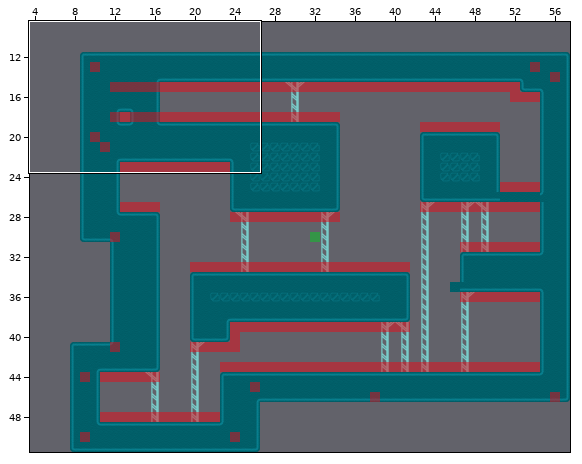
Tiled map (JSON), stored at assets/jsons/levels/level12.json. The first picture is a wide view before the edit; the outline marks the close-up.
Close-up. First the earlier version:
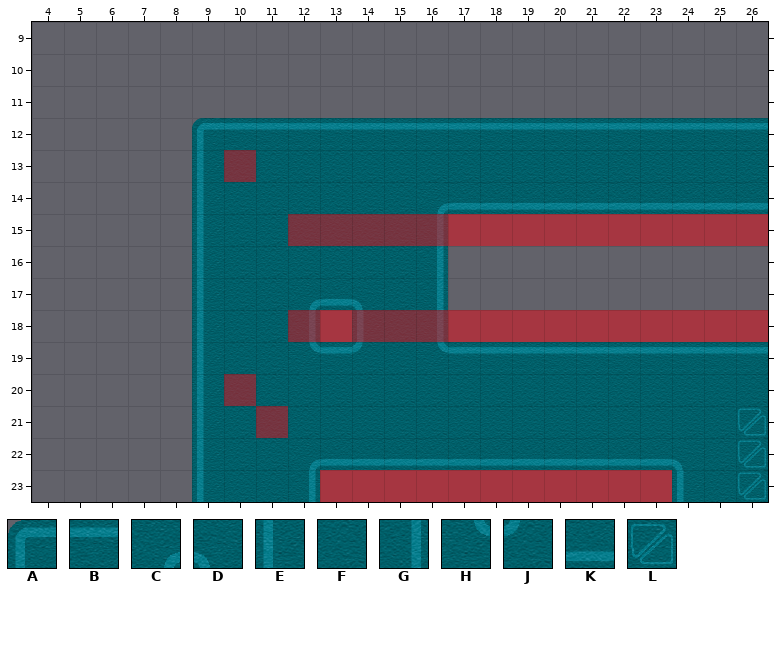
Cells are 64x64 px. Shown: x 4..26, y 9..23. Not drawn, because the pictures are missing: unchanged layer "Terrain".
Key: from "backgroundTiles": A 0 "backgroundTiles", B 1 "backgroundTiles", C 3 "backgroundTiles", D 4 "backgroundTiles", E 5 "backgroundTiles", F 6 "backgroundTiles", G 7 "backgroundTiles", H 8 "backgroundTiles", J 9 "backgroundTiles", K 11 "backgroundTiles", L 13 "backgroundTiles".
_ is an empty cell.
Layers that did not change in this view are not listed.
Layer "Background" before, first column x 4:
 9 _______________________
10 _______________________
11 _______________________
12 _____ABBBBBBBBBBBBBBBBB
13 _____EFFFFFFFFFFFFFFFFF
14 _____EFFFFFFCKKKKKKKKKK
15 _____EFFFFFFG__________
16 _____EFFFFFFG__________
17 _____EFFCKDFG__________
18 _____EFFG_EFG__________
19 _____EFFHBJFHBBBBBBBBBB
20 _____EFFFFFFFFFFFFFFFFF
21 _____EFFFFFFFFFFFFFFFFL
22 _____EFFCKKKKKKKKKKKDFL
23 _____EFFG___________EFL
Now the later version:
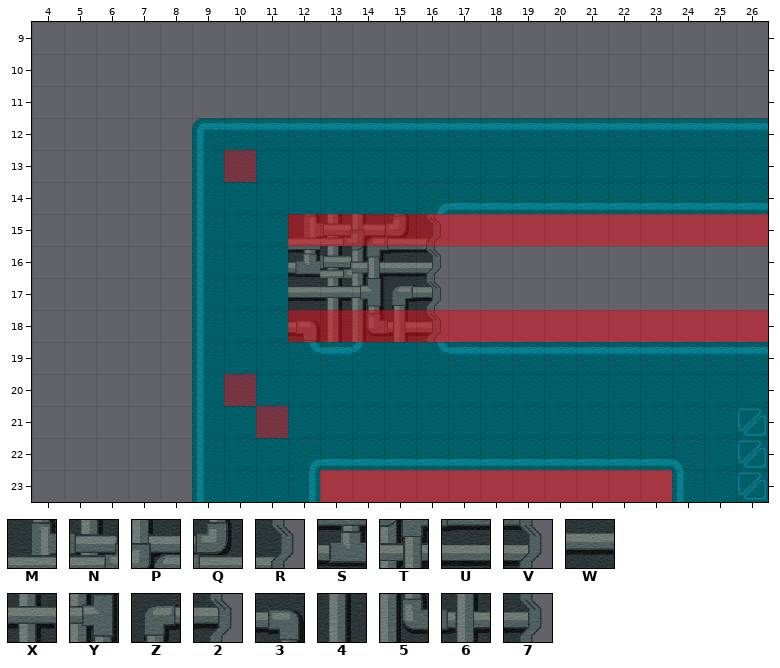
Further tiles: from "reactor": M 7 "reactor", N 8 "reactor", P 9 "reactor", Q 10 "reactor", R 11 "reactor", S 13 "reactor", T 15 "reactor", U 16 "reactor", V 17 "reactor", W 19 "reactor", X 20 "reactor", Y 21 "reactor", Z 22 "reactor", 2 23 "reactor", 3 25 "reactor", 4 26 "reactor", 5 27 "reactor", 6 28 "reactor", 7 29 "reactor".
The exact change:
Changed rows in their new state; . is an unchanged cell.
Layer "Background":
first column x 12:
15 MNPQR
16 SNTUV
17 WXYZ2
18 34567
Changed places in both close-ups, as pixel boxes (x1, y1, x2, y2):
changed: (288, 214, 448, 342)
